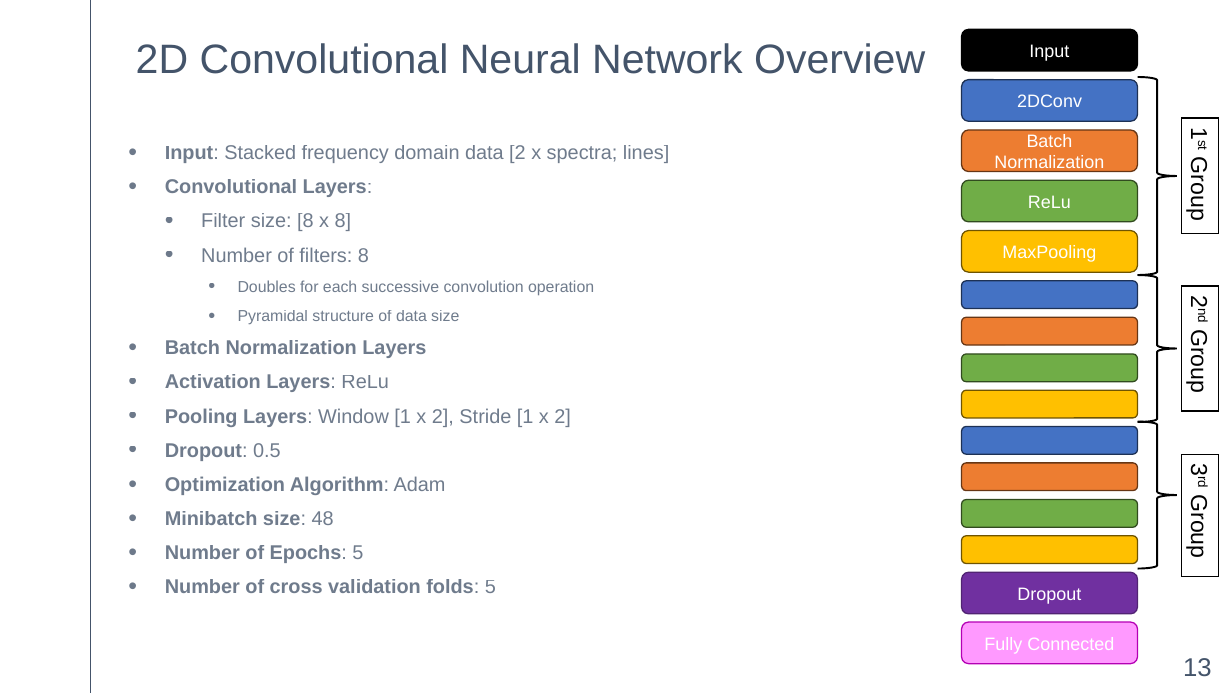
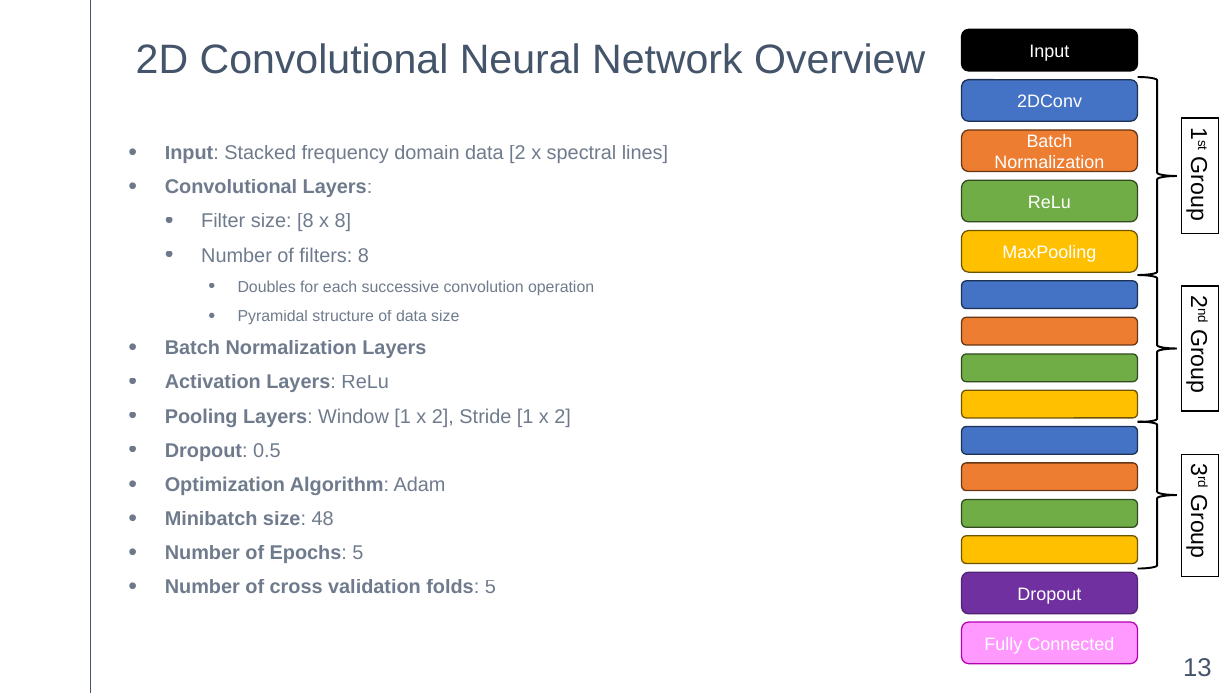
Before and after one commit to cbell14/ELE_594, a slide deck: slide 13 of Classification_of_Harmonics_Using_ML_v1.pptx. Drawn at 1232x693 pixels with LibreOffice and Linux fonts; fonts in the diff are those of the drawing. Boxes give left, top, right and bottom in pixels: in the first picture for what was removed or moved away, otherwise in the second. Text is boxed around its words. In the diff, an @@ line names an element or a change of style, - is before the commit and + after.

```diff
--- a/Classification_of_Harmonics_Using_ML_v1.pptx
+++ b/Classification_of_Harmonics_Using_ML_v1.pptx
@@ text at [165,145,668,163]: text changed @@
-• Input: Stacked frequency domain data [2 x spectra; lines]
+• Input: Stacked frequency domain data [2 x spectral lines]
```
Also in this commit, not shown: 6 other slides changed.
